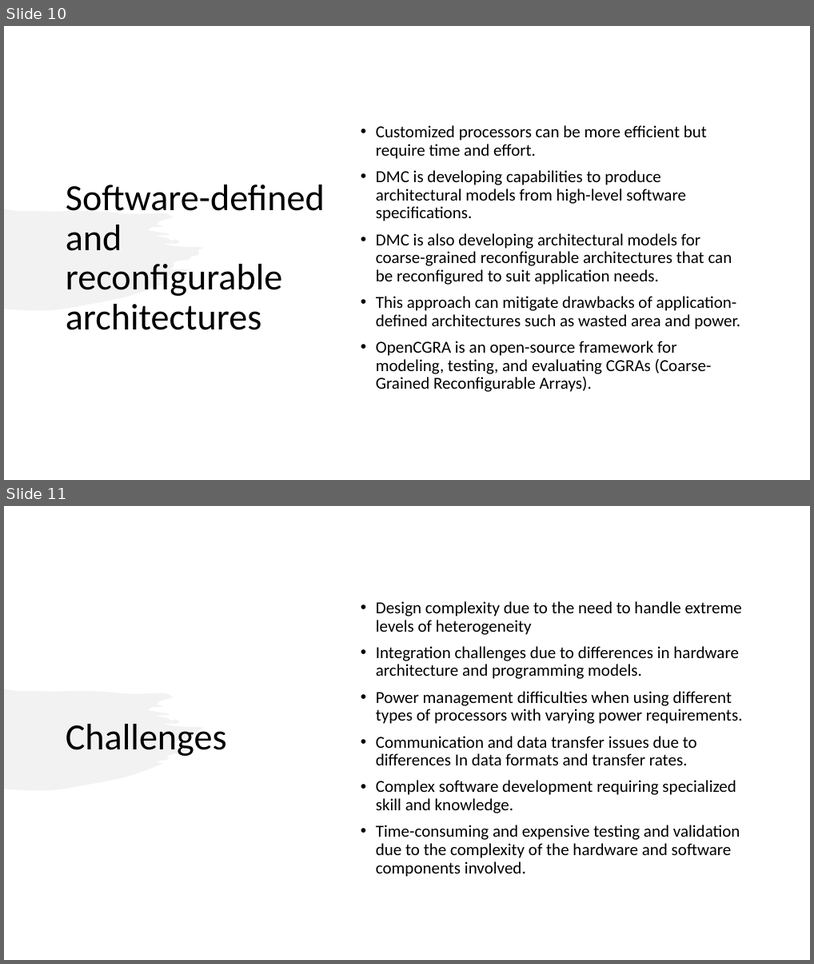
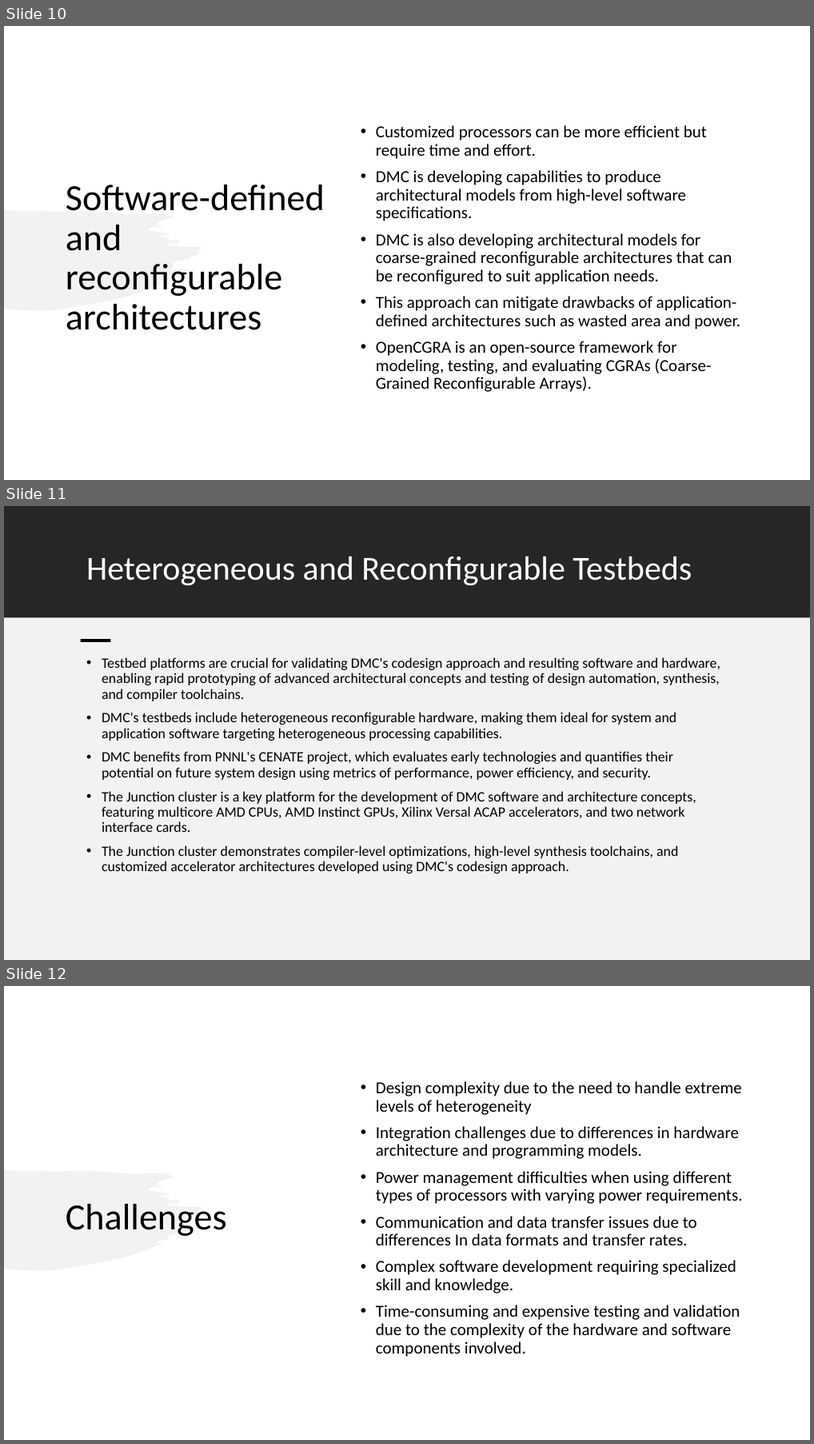
Before and after one commit to dhanifudin/presentation, a slide deck: Codesign.pptx. Shown one above the other, each under a label of ours: slides 10 and 11 before the commit, slides 10, 11 and 12 after it. The pictures are 814x964 and 814x1444 pixels, drawn with LibreOffice and Linux fonts; fonts in the diff are those of the drawing. Boxes give left, top, right and bottom in pixels: in the first picture for what was removed or moved away, otherwise in the second. Text is boxed around its words. In the diff, an @@ line names an element or a change of style, - is before the commit and + after.

Commit message:
update codesign

```diff
--- a/Codesign.pptx
+++ b/Codesign.pptx
@@ slide 11 added at (4, 506, 810, 960), background #FFFFFF @@
@@ rectangle added at (4, 506, 810, 617), fill #262626 @@
@@ title added at (86, 556, 692, 586), 40 pt, text #FFFFFF @@
+Heterogeneous and Reconfigurable Testbeds
@@ rectangle added at (4, 618, 810, 960), fill #F2F2F2 @@
@@ rectangle added at (81, 639, 111, 642), fill #000000 @@
@@ text added at (102, 657, 721, 873), 17 pt, text #000000 @@
+• Testbed platforms are crucial for validating DMC's codesign approach and resulting software and hardware, enabling rapid prototyping of advanced architectural concepts and testing of design automation, synthesis, and compiler toolchains.
+• DMC's testbeds include heterogeneous reconfigurable hardware, making them ideal for system and application software targeting heterogeneous processing capabilities.
+• DMC benefits from PNNL's CENATE project, which evaluates early technologies and quantifies their potential on future system design using metrics of performance, power efficiency, and security.
+• The Junction cluster is a key platform for the development of DMC software and architecture concepts, featuring multicore AMD CPUs, AMD Instinct GPUs, Xilinx Versal ACAP accelerators, and two network interface cards.
+• The Junction cluster demonstrates compiler-level optimizations, high-level synthesis toolchains, and customized accelerator architectures developed using DMC's codesign approach.
@@ what was slide 11 is now slide 12 @@
```
Also in this commit, not shown: 2 slides changed.
